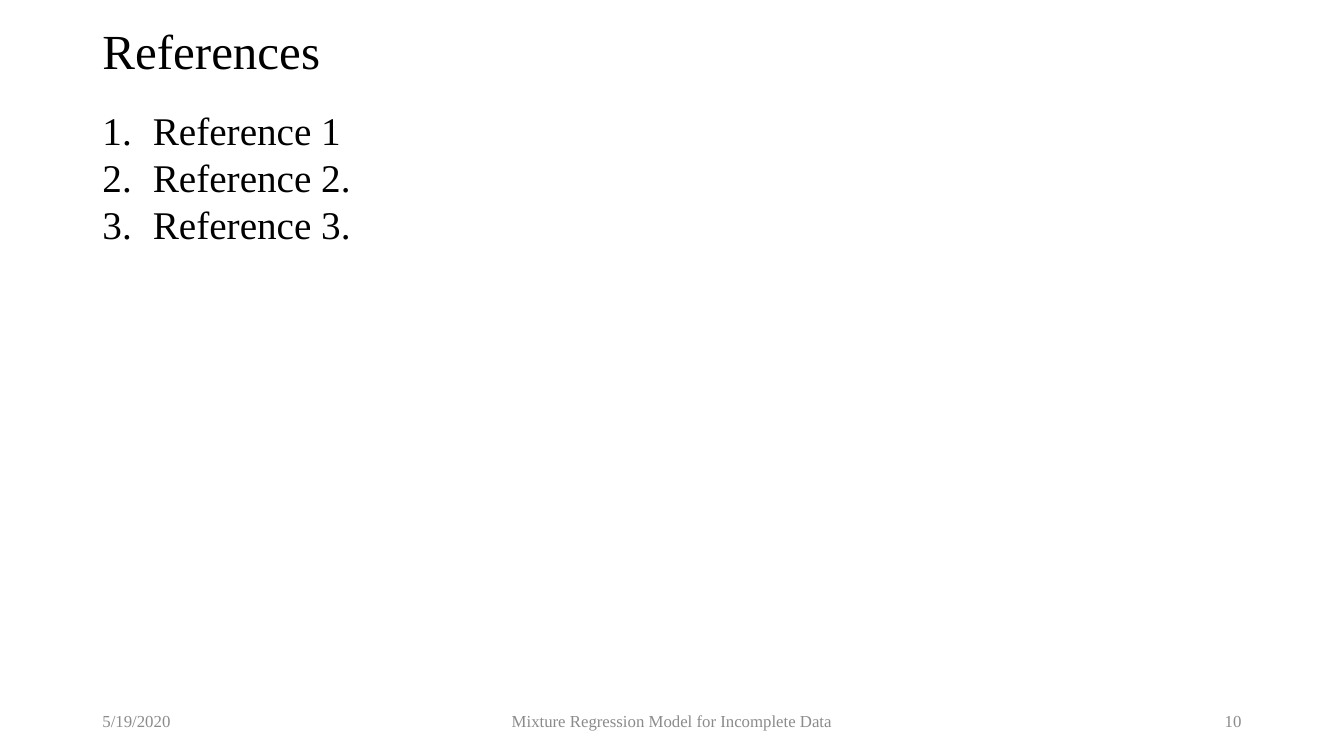
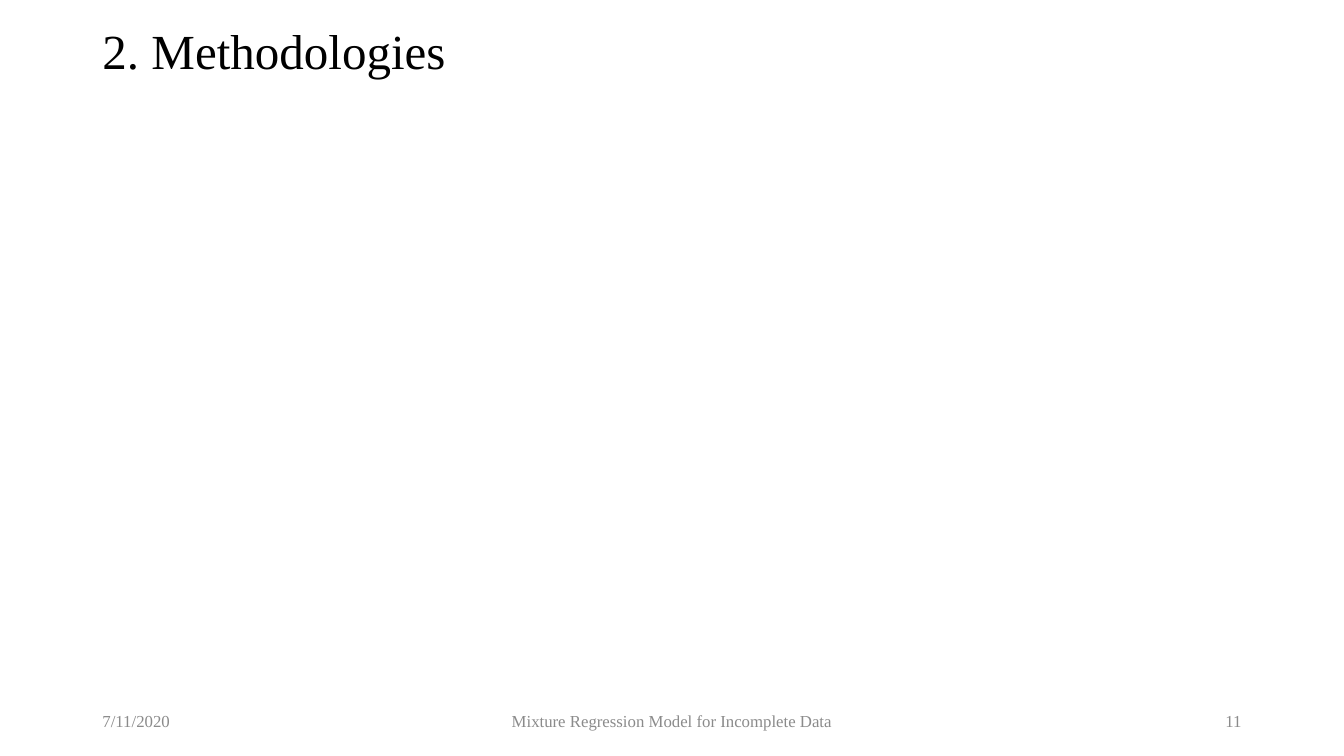
Before and after one commit to locnguyenacademic/sim, a slide deck: slide 11 of 2_design/MixtureRegressionModel/MixtureRegressionModel-RSC.pptx (slide 10 before the commit). Drawn at 1344x756 pixels with LibreOffice and Linux fonts; fonts in the diff are those of the drawing; grey boxes stand for pictures. Boxes give left, top, right and bottom in pixels: in the first picture for what was removed or moved away, otherwise in the second. Text is boxed around its words. In the diff, an @@ line names an element or a change of style, - is before the commit and + after.

Commit message:
Update slides.

```diff
--- a/2_design/MixtureRegressionModel/MixtureRegressionModel-RSC.pptx
+++ b/2_design/MixtureRegressionModel/MixtureRegressionModel-RSC.pptx
@@ title at (x1=102, y1=35, x2=445, y2=78): text changed @@
-References
+2. Methodologies
@@ text removed at (x1=153, y1=117, x2=350, y2=240) @@
-1. Reference 1
-2. Reference 2.
-3. Reference 3.
@@ text at (x1=102, y1=716, x2=169, y2=727): text changed @@
-5/19/2020
+7/11/2020
@@ page number at (x1=1225, y1=716, x2=1241, y2=727): text changed @@
-10
+11
```
Also in this commit, not shown: 9 other slides changed, 11 slides added.
